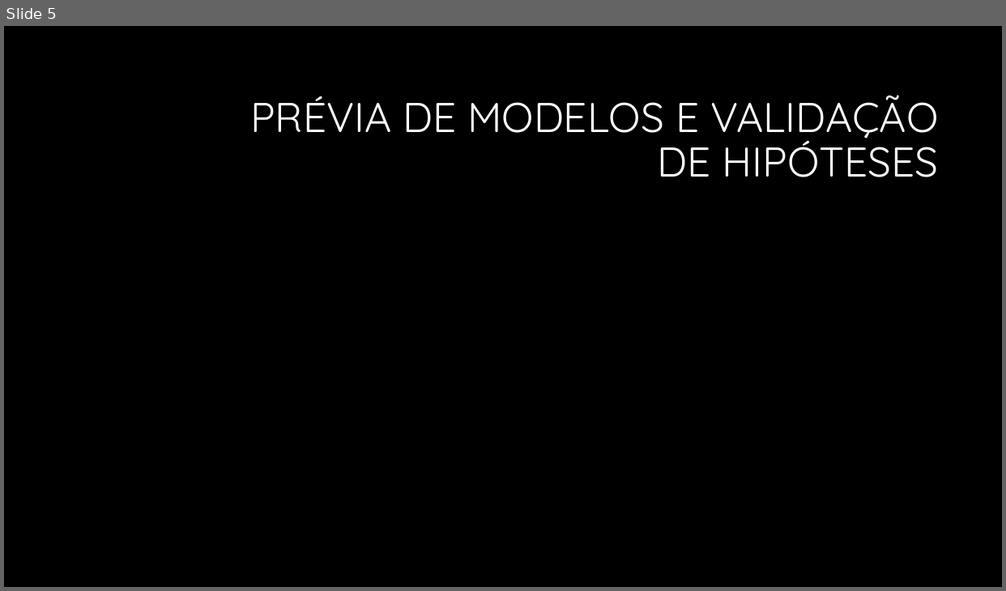
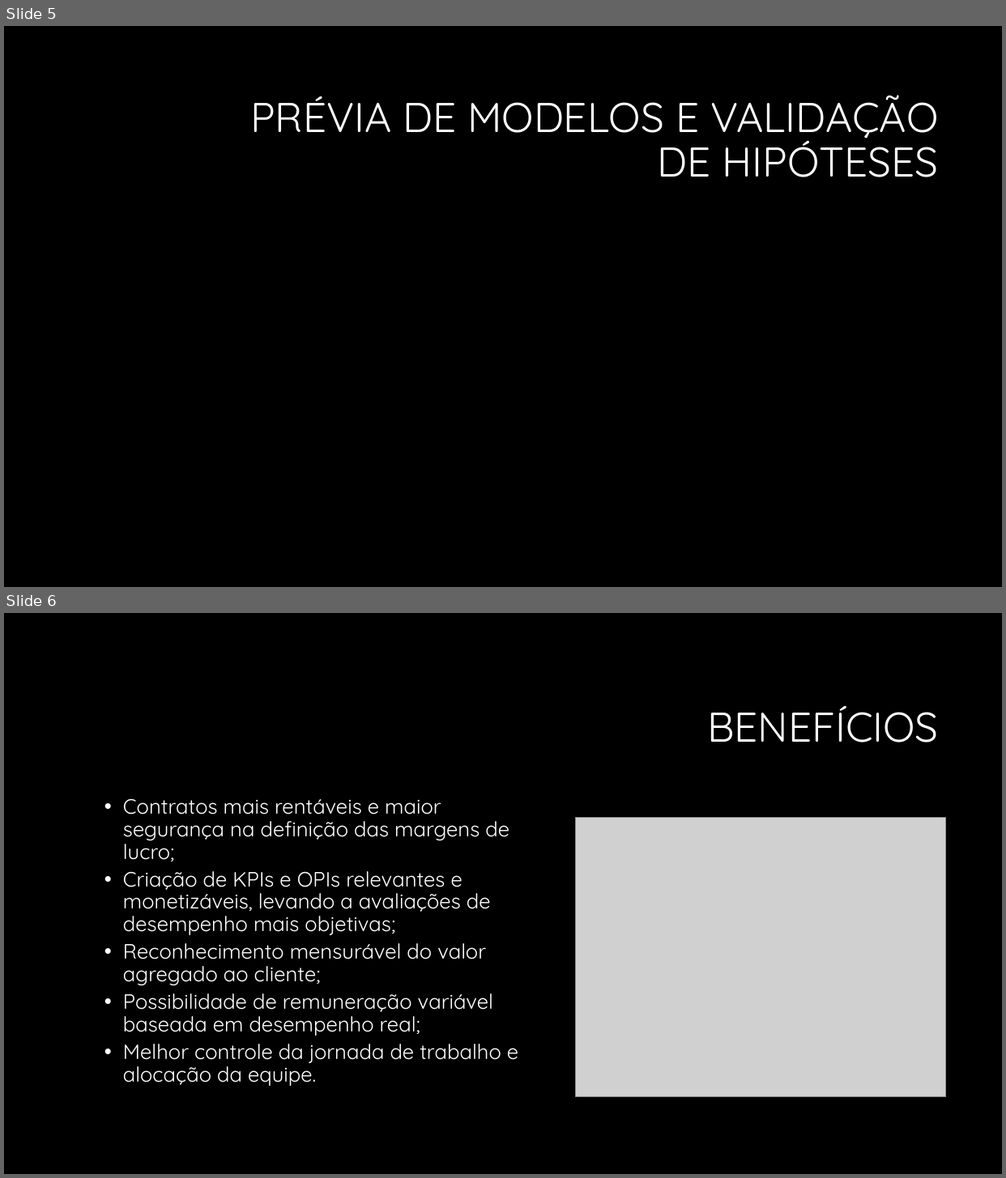
Before and after one commit to fiapIA/bootcamp, a slide deck: pitch/Bootcamp_Pitch_Vivante_FJMT_R-0.pptx. Shown one above the other, each under a label of ours: slide 5 before the commit, slides 5 and 6 after it. The pictures are 1006x591 and 1006x1178 pixels, drawn with LibreOffice and Linux fonts; fonts in the diff are those of the drawing; grey boxes stand for pictures; background and template pictures are left out. Boxes give left, top, right and bottom in pixels: in the first picture for what was removed or moved away, otherwise in the second. Text is boxed around its words. In the diff, an @@ line names an element or a change of style, - is before the commit and + after.

```diff
--- a/pitch/Bootcamp_Pitch_Vivante_FJMT_R-0.pptx
+++ b/pitch/Bootcamp_Pitch_Vivante_FJMT_R-0.pptx
@@ slide 6 added at (4, 613, 1002, 1174), background #000000 @@
@@ title added at (707, 705, 938, 743), 40 pt, text #FFFFFF @@
+BENEFÍCIOS
@@ text added at (123, 798, 518, 1086), 20 pt, text #FFFFFF @@
+  • Contratos mais rentáveis e maior segurança na definição das margens de lucro;
+  • Criação de KPIs e OPIs relevantes e monetizáveis, levando a avaliações de desempenho mais objetivas;
+  • Reconhecimento mensurável do valor agregado ao cliente;
+  • Possibilidade de remuneração variável baseada em desempenho real;
+  • Melhor controle da jornada de trabalho e alocação da equipe.
@@ picture added at (576, 818, 946, 1097) @@
```
Also in this commit, not shown: 1 other slide added, 2 slides removed.
